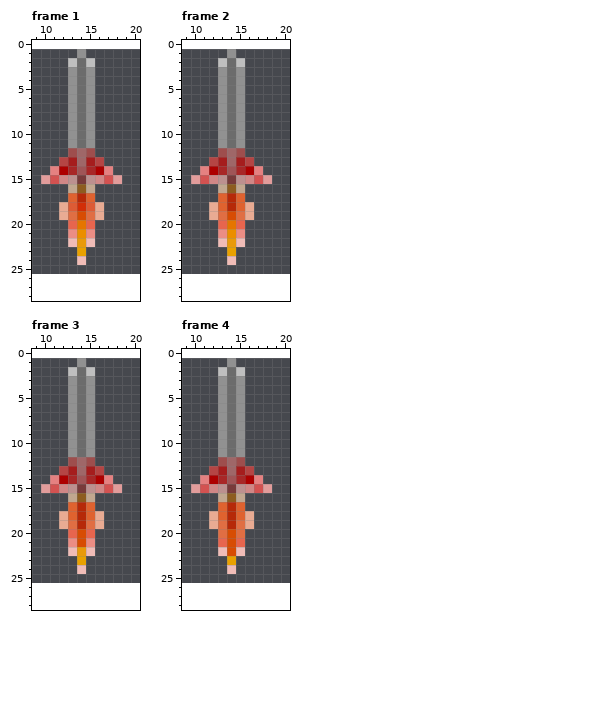
One commit to this animated GIF sprite: trunk/missile.gif. Above is the file before it was changed.
The file is 25x25 pixels, 7 frames. Colours within 5 levels of each other are drawn and written as one. Shown: frame 1: x 9..20, y 0..28; frame 2: x 9..20, y 0..28; frame 3: x 9..20, y 0..28; frame 4: x 9..20, y 0..28. The old version is drawn lined up with the new one, on the new canvas. The commit also changed other frames, which this record leaves out.
New version:
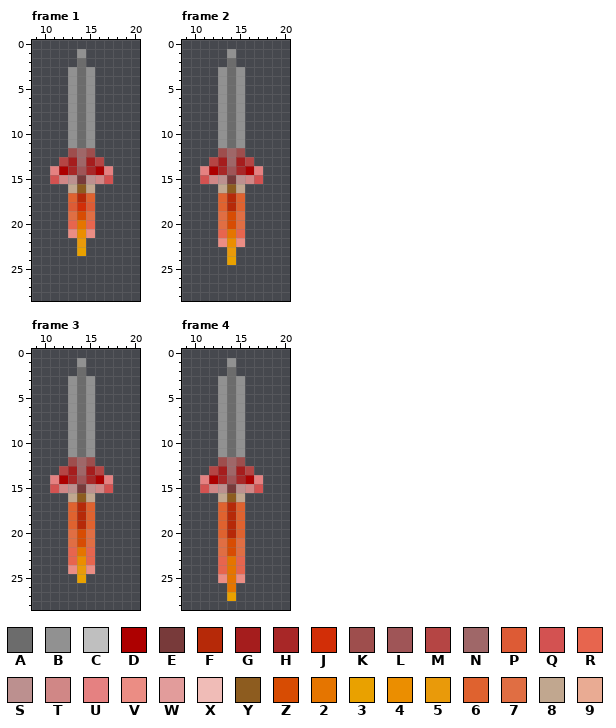
Palette (. is transparent): A #6c6c6c  B #919191  C #bfbfbf  D #ad0000  E #783a3a  F #b62908  G #a51d1d  H #a82727  J #d22e07  K #9e4e4d  L #9f5557  M #b54544  N #9f6768  P #dd5b35  Q #d35251  R #e7654e  S #bc908f  T #d08786  U #e58181  V #eb8d84  W #e29c9b  X #f0bcb7  Y #8d5c1f  Z #d74c03  2 #e57500  3 #e9a100  4 #eb8e00  5 #e99a0a  6 #df622f  7 #e06e43  8 #c1a78f  9 #e9ab93
Difference:
canvas 25x25 -> 30x29, the old top-left corner now at 2,1
Frame 1:
The edit erases colour 9 in rows 18 to 19 at x 12 and 16.
The edit erases colour C in row 2 at x 13 and 15.
The edit erases colour W in row 15 at x 10 and 18.
The edit erases colour X in row 22 at x 13 and 15; in row 24 at x 14.
Frame 2:
Colour 4 gives way to colour 2 in row 21 at x 14.
Colour X gives way to colour 3 in row 24 at x 14.
Colour 5 gives way to colour 4 in row 22 at x 14.
Colour 3 gives way to colour 5 in row 23 at x 14.
Colour R gives way to colour 7 in row 20 at x 13 and 15.
Colour V gives way to colour R in row 21 at x 13 and 15.
Colour X gives way to colour V in row 22 at x 13 and 15.
Colour 2 gives way to colour Z in row 20 at x 14.
The edit erases colour 9 in rows 18 to 19 at x 12 and 16.
The edit erases colour C in row 2 at x 13 and 15.
The edit erases colour W in row 15 at x 10 and 18.
Frame 3:
Colour 5 gives way to colour 2 in row 22 at x 14.
The edit adds colour 3 in row 25 at x 14.
Colour 3 gives way to colour 4 in row 23 at x 14.
Colour X gives way to colour 5 in row 24 at x 14.
Colour 7 gives way to colour 6 in row 19 at x 13 and 15.
Colour R gives way to colour 7 in row 20 at x 13 and 15.
Colour V gives way to colour 7 in row 21 at x 13 and 15.
The edit adds colour R in row 23 at x 13 and 15.
Colour X gives way to colour R in row 22 at x 13 and 15.
The edit adds colour V in row 24 at x 13 and 15.
The edit erases colour 9 in rows 18 to 19 at x 12 and 16.
The edit erases colour C in row 2 at x 13 and 15.
The edit erases colour W in row 15 at x 10 and 18.
Frame 4:
The edit adds colour 2 in rows 25 to 26 at x 14.
Colour 3 gives way to colour 2 in row 23 at x 14.
Colour X gives way to colour 2 in row 24 at x 14.
The edit adds colour 3 in row 27 at x 14.
Colour 7 gives way to colour 6 in rows 19 to 20 at x 13 and 15.
Colour R gives way to colour 7 in row 21 at x 13 and 15.
Colour X gives way to colour 7 in row 22 at x 13 and 15.
Colour Z gives way to colour F in row 20 at x 14.
The edit adds colour R in rows 23 to 24 at x 13 and 15.
The edit adds colour V in row 25 at x 13 and 15.
The edit erases colour 9 in rows 18 to 19 at x 12 and 16.
The edit erases colour C in row 2 at x 13 and 15.
The edit erases colour W in row 15 at x 10 and 18.
Changed places in both pictures, as pixel boxes (x1, y1, x2, y2):
erased: (68, 58, 95, 67)
erased: (41, 175, 122, 265)
erased: (218, 58, 245, 67)
changed: (191, 175, 272, 265)
erased: (68, 367, 95, 376)
changed: (41, 484, 122, 583)
erased: (218, 367, 245, 376)
changed: (191, 484, 272, 601)
